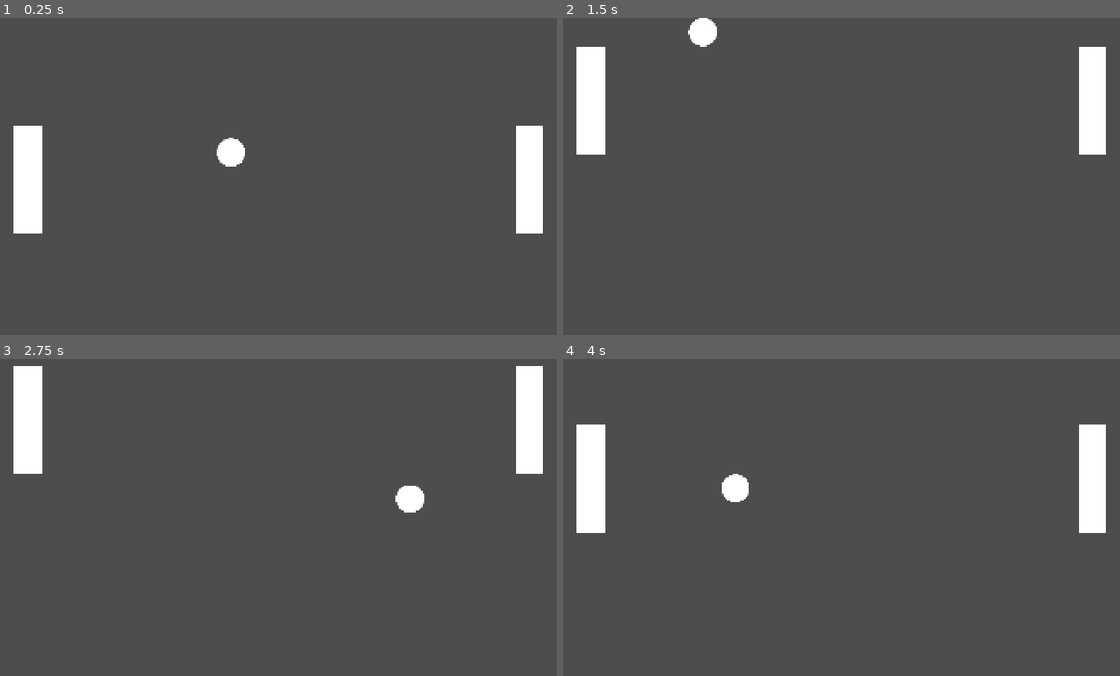
Above: before the commit, frames 1-4 (two rows, left to right).
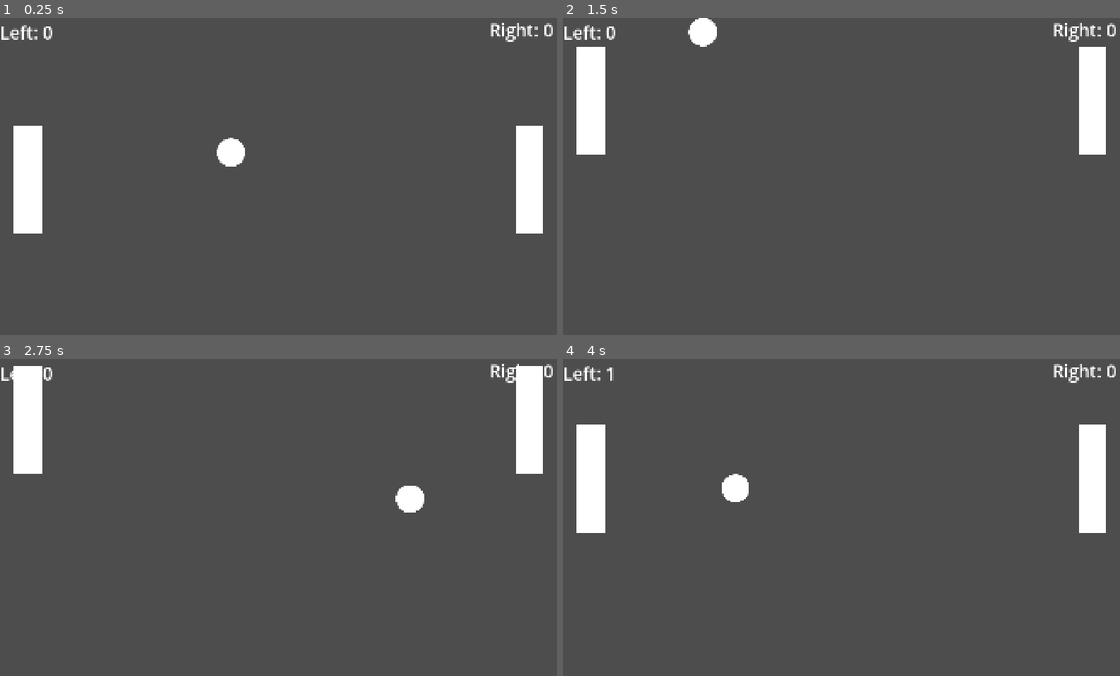
Above: after the commit, the same moments.

Repository: jfdg01/godot-proyects
Game: Godot game, scene res://level.tscn
The game is run twice, just before and just after one commit, with the same random seed, the same clock (stepped at 60 frames per second) and the same inputs.
Inputs:
- Up to frame 1 (0.25 s): no input
- Up to frame 2 (1.5 s): hold W (move-up) 0.53-1.28 s; hold S (move-down) from 1.28 s (still down)
- Up to frame 3 (2.75 s): release S (move-down) at 2.03 s; hold W (move-up) from 2.03 s (still down)
- Up to frame 4 (4 s): release W (move-up) at 3.53 s; hold S (move-down) from 3.53 s (still down)

The runs differ from the first frame. In frame 1, 0.5% of the frame differs, in the area x 0-100%, y 1-8%; in frame 2, 0.5%; in frame 3, 0.3%; in frame 4, 0.4%.

Commit message:
Added score board and fixed collision masks

Diff:
--- a/pong-my-ver/ball/ball.gd
+++ b/pong-my-ver/ball/ball.gd
@@ -1,4 +1,6 @@
 extends CharacterBody2D
+
+signal scored(who)
 
 const SPEED: float = 700.0
 var RNG: float = randf()
@@ -21,10 +23,10 @@
 
 func _process(delta: float) -> void:
 	if position.x < 0:
-		print("score dcha")
+		scored.emit("right")
 		reset()
 	if position.x > screen_w:
-		print("score izda")
+		scored.emit("left")
 		reset()
 
 func _physics_process(delta: float) -> void:
--- /dev/null
+++ b/pong-my-ver/level.gd
@@ -0,0 +1,21 @@
+extends Node2D
+
+var score_right: int = 0
+var score_left: int = 0
+
+# Called when the node enters the scene tree for the first time.
+func _ready() -> void:
+	$Ball.scored.connect(_on_score)
+	$Ui/Right.text = "Right: 0"
+	$Ui/Left.text = "Left: 0"
+func _on_score(who):
+	if who == "right":
+		score_right += 1
+		$Ui/Right.text = "Right: " + str(score_right)
+	if who == "left":
+		score_left += 1
+		$Ui/Left.text = "Left: " + str(score_left)
+
+# Called every frame. 'delta' is the elapsed time since the previous frame.
+func _process(delta: float) -> void:
+	pass
--- a/pong-my-ver/level.tscn
+++ b/pong-my-ver/level.tscn
@@ -1,22 +1,31 @@
 [gd_scene format=3 uid="uid://dfngepgtm84nb"]
 
+[ext_resource type="Script" uid="uid://4s3bll7bjrlg" path="res://level.gd" id="1_0b4ue"]
 [ext_resource type="PackedScene" uid="uid://h0flgh6fpw14" path="res://paddle/paddle.tscn" id="1_vonw3"]
 [ext_resource type="PackedScene" uid="uid://b383x7um0ndcb" path="res://ball/ball.tscn" id="2_oi3di"]
 [ext_resource type="PackedScene" uid="uid://b1dwcc1p45fy7" path="res://walls/wall.tscn" id="3_oi3di"]
+[ext_resource type="PackedScene" uid="uid://dnff84o4us7yg" path="res://ui/ui.tscn" id="5_f2txt"]
 
 [node name="Level" type="Node2D" unique_id=1137455457]
+script = ExtResource("1_0b4ue")
+
+[node name="Ball" parent="." unique_id=1673225804 instance=ExtResource("2_oi3di")]
+position = Vector2(928, 552)
+collision_layer = 4
+collision_mask = 3
 
 [node name="Paddle" parent="." unique_id=807438054 instance=ExtResource("1_vonw3")]
 position = Vector2(94, 552)
+collision_layer = 2
 
 [node name="Paddle2" parent="." unique_id=550391232 instance=ExtResource("1_vonw3")]
 position = Vector2(1800, 552)
-
-[node name="Ball" parent="." unique_id=1673225804 instance=ExtResource("2_oi3di")]
-position = Vector2(928, 552)
+collision_layer = 2
 
 [node name="Wall" parent="." unique_id=55314892 instance=ExtResource("3_oi3di")]
 rotation = -3.1415927
 
 [node name="Wall2" parent="." unique_id=1542618983 instance=ExtResource("3_oi3di")]
 position = Vector2(0, 1080)
+
+[node name="Ui" parent="." unique_id=1353607551 instance=ExtResource("5_f2txt")]
--- a/pong-my-ver/project.godot
+++ b/pong-my-ver/project.godot
@@ -20,7 +20,6 @@
 window/size/viewport_width=1920
 window/size/viewport_height=1080
 window/stretch/mode="canvas_items"
-window/stretch/aspect="keep"
 
 [input]
 
--- /dev/null
+++ b/pong-my-ver/ui/ui.tscn
@@ -0,0 +1,24 @@
+[gd_scene format=3 uid="uid://dnff84o4us7yg"]
+
+[node name="Ui" type="Control" unique_id=1353607551]
+layout_mode = 3
+anchors_preset = 15
+anchor_right = 1.0
+anchor_bottom = 1.0
+grow_horizontal = 2
+grow_vertical = 2
+
+[node name="Right" type="Label" parent="." unique_id=443077990]
+layout_mode = 0
+offset_left = 1664.0
+offset_right = 1852.0
+offset_bottom = 83.0
+theme_override_font_sizes/font_size = 60
+horizontal_alignment = 2
+
+[node name="Left" type="Label" parent="." unique_id=2093903728]
+layout_mode = 0
+offset_top = 8.0
+offset_right = 40.0
+offset_bottom = 31.0
+theme_override_font_sizes/font_size = 60
Not shown, added: pong-my-ver/level.gd.uid
